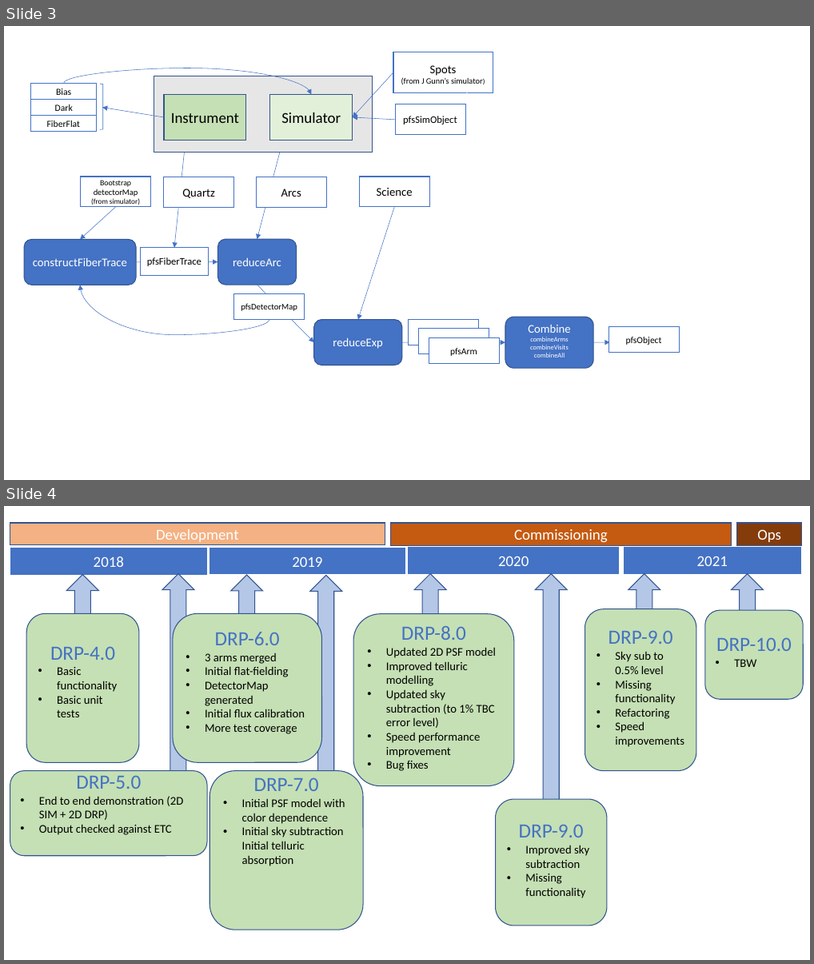
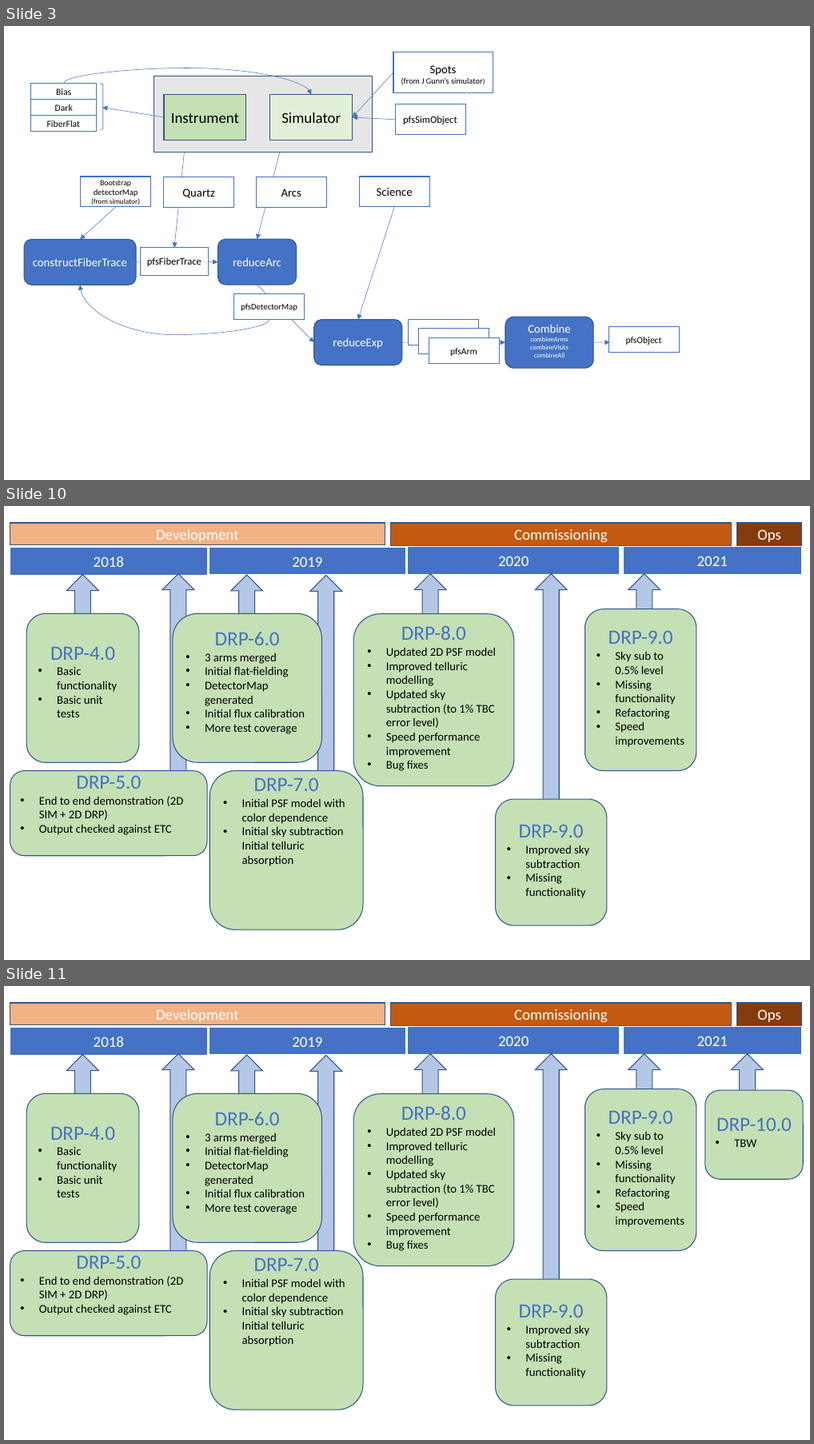
Before and after one commit to hassanxp/Shanghai2018, a slide deck: presentation-drp-plan/2DDRP-PresentationShanghai2018.pptx. Shown one above the other, each under a label of ours: slides 3 and 4 before the commit, slides 3, 10 and 11 after it; the slides between them are not shown. The pictures are 814x964 and 814x1444 pixels, drawn with LibreOffice and Linux fonts; fonts in the diff are those of the drawing. Boxes give left, top, right and bottom in pixels: in the first picture for what was removed or moved away, otherwise in the second. Text is boxed around its words. In the diff, an @@ line names an element or a change of style, - is before the commit and + after.

```diff
--- a/presentation-drp-plan/2DDRP-PresentationShanghai2018.pptx
+++ b/presentation-drp-plan/2DDRP-PresentationShanghai2018.pptx
@@ slide 10 added at (4, 506, 810, 960), background #FFFFFF @@
@@ rectangle added at (10, 523, 385, 545), fill #F4B183, outline #325491 1 pt, 18 pt, text #FFFFFF @@
+Development
@@ rectangle added at (390, 523, 732, 545), fill #C55A11, outline #325491 1 pt, 18 pt, text #FFFFFF @@
+Commissioning
@@ rectangle added at (738, 523, 802, 545), fill #843C0B, outline #325491 1 pt, 18 pt, text #FFFFFF @@
+Ops
@@ rectangle added at (10, 548, 207, 575), fill #4472C4, outline #FFFFFF 1 pt, 18 pt, text #FFFFFF @@
+2018
@@ rectangle added at (209, 547, 406, 574), fill #4472C4, outline #FFFFFF 1 pt, 18 pt, text #FFFFFF @@
+2019
@@ rectangle added at (408, 547, 621, 574), fill #4472C4, outline #FFFFFF 1 pt, 18 pt, text #FFFFFF @@
+2020
@@ rectangle added at (623, 547, 802, 574), fill #4472C4, outline #FFFFFF 1 pt, 18 pt, text #FFFFFF @@
+2021
@@ up arrow added at (67, 574, 99, 639), fill #B4C7E7, outline #325491 1 pt @@
@@ up arrow added at (162, 574, 194, 777), fill #B4C7E7, outline #325491 1 pt @@
@@ up arrow added at (231, 575, 263, 640), fill #B4C7E7, outline #325491 1 pt @@
@@ up arrow added at (310, 575, 342, 770), fill #B4C7E7, outline #325491 1 pt @@
@@ up arrow added at (414, 574, 447, 639), fill #B4C7E7, outline #325491 1 pt @@
@@ up arrow added at (536, 574, 568, 810), fill #B4C7E7, outline #325491 1 pt @@
@@ up arrow added at (629, 574, 661, 639), fill #B4C7E7, outline #325491 1 pt @@
@@ rounded rectangle added at (26, 614, 139, 763), fill #C5E0B4, outline #325491 1 pt, 14 pt, text #000000 @@
+DRP-4.0
+• Basic functionality
+• Basic unit tests
@@ rounded rectangle added at (173, 614, 322, 763), fill #C5E0B4, outline #325491 1 pt, 14 pt, text #000000 @@
+DRP-6.0
+• 3 arms merged
+• Initial flat-fielding
+• DetectorMap generated
+• Initial flux calibration
+• More test coverage
@@ rounded rectangle added at (354, 614, 514, 785), fill #C5E0B4, outline #325491 1 pt, 14 pt, text #000000 @@
+DRP-8.0
+• Updated 2D PSF model
+• Improved telluric modelling
+• Updated sky subtraction (to 1% TBC error level)
+• Speed performance improvement
+• Bug fixes
@@ rounded rectangle added at (586, 609, 697, 770), fill #C5E0B4, outline #325491 1 pt, 14 pt, text #000000 @@
+DRP-9.0
+• Sky sub to 0.5% level
+• Missing functionality
+• Refactoring
+• Speed improvements
@@ rounded rectangle added at (10, 770, 207, 855), fill #C5E0B4, outline #325491 1 pt, 14 pt, text #000000 @@
+DRP-5.0
+• End to end demonstration (2D SIM + 2D DRP)
+• Output checked against ETC
@@ rounded rectangle added at (210, 770, 363, 929), fill #C5E0B4, outline #325491 1 pt, 14 pt, text #000000 @@
+DRP-7.0
+• Initial PSF model with color dependence
+• Initial sky subtraction Initial telluric absorption
@@ rounded rectangle added at (496, 799, 607, 925), fill #C5E0B4, outline #325491 1 pt, 14 pt, text #000000 @@
+DRP-9.0
+• Improved sky subtraction
+• Missing functionality
@@ what was slide 4 is now slide 11 @@
```
Also in this commit, not shown: 1 slide changed, 6 other slides added, 1 other file.
